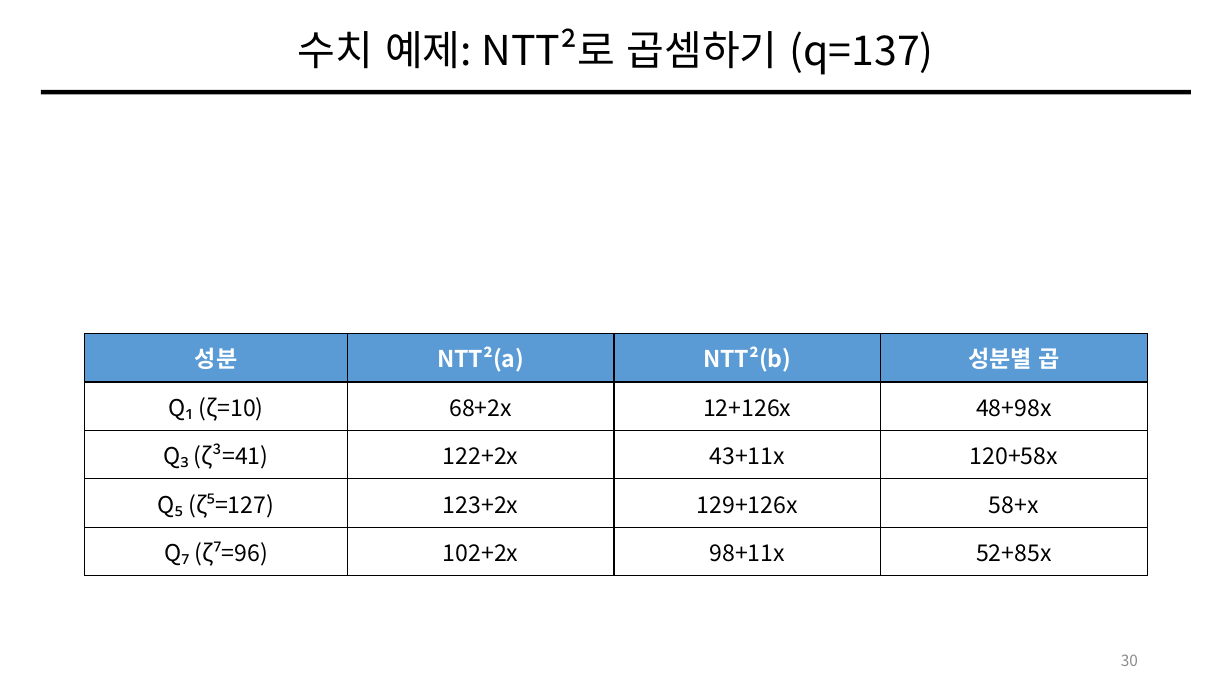
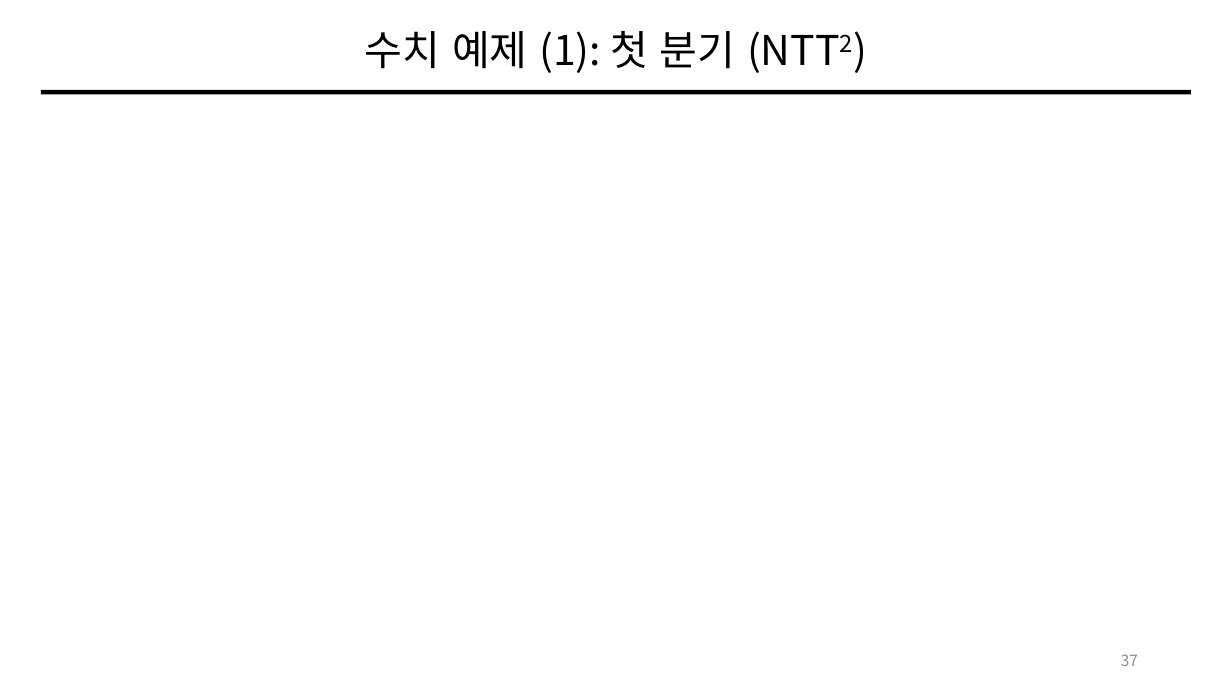
Before and after one commit to giyuubin/PQC, a slide deck: slide 37 of presentation/0828_13_Number-Theoretic-Transform.pptx (slide 30 before the commit). Drawn at 1232x693 pixels with LibreOffice and Linux fonts; fonts in the diff are those of the drawing; grey boxes stand for pictures. Boxes give left, top, right and bottom in pixels: in the first picture for what was removed or moved away, otherwise in the second. Text is boxed around its words. In the diff, an @@ line names an element or a change of style, - is before the commit and + after.

```diff
--- a/presentation/0828_13_Number-Theoretic-Transform.pptx
+++ b/presentation/0828_13_Number-Theoretic-Transform.pptx
@@ title at (365, 31, 736, 73): text changed @@
-수치 예제: NTT²로 곱셈하기 (q=137)
+수치 예제 (1): 첫 분기 (NTT2)
@@ table removed at (85, 334, 1149, 576), 5 rows, 4 columns @@
-성분 | NTT²(a) | NTT²(b) | 성분별 곱
-Q₁ (ζ=10) | 68+2x | 12+126x | 48+98x
-Q₃ (ζ³=41) | 122+2x | 43+11x | 120+58x
-Q₅ (ζ⁵=127) | 123+2x | 129+126x | 58+x
-Q₇ (ζ⁷=96) | 102+2x | 98+11x | 52+85x
@@ page number at (1121, 654, 1138, 666): text changed @@
-30
+37
```
Also in this commit, not shown: 32 other slides changed, 9 slides added.
